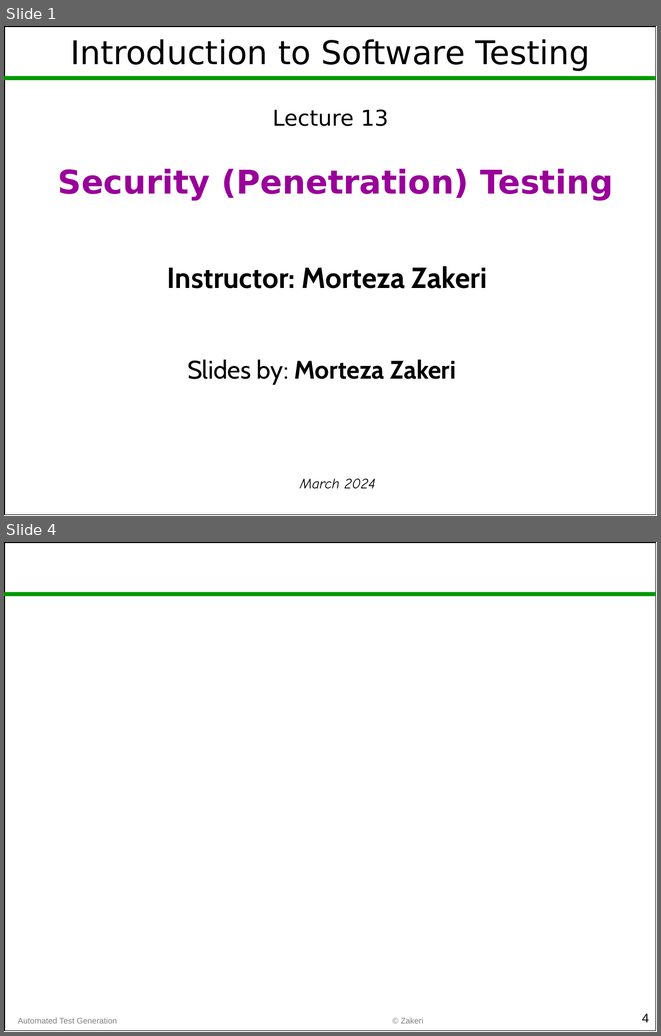
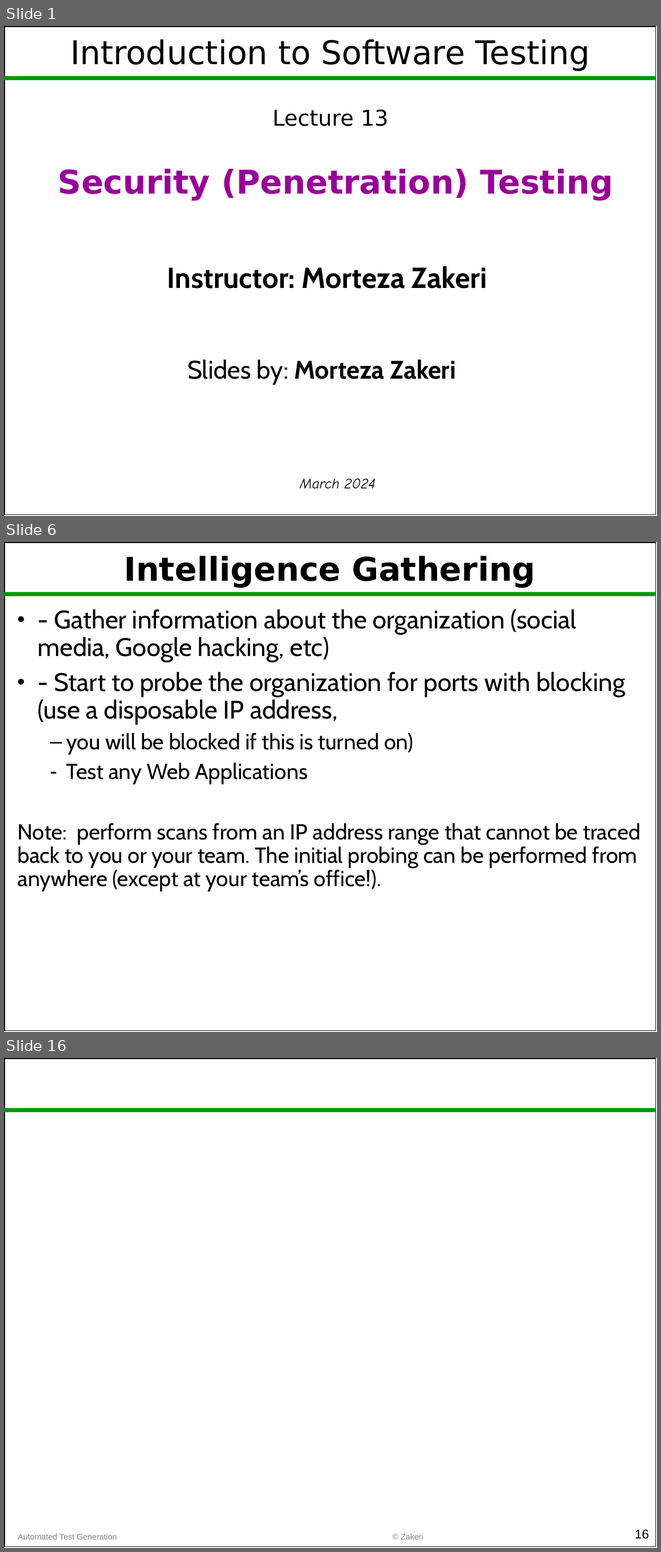
Before and after one commit to m-zakeri/SoftwareTesting, a slide deck: lectures/Lec13_penetration_testing.pptx. Shown one above the other, each under a label of ours: slides 1 and 4 before the commit, slides 1, 6 and 16 after it; the slides between them are not shown. The pictures are 661x1036 and 661x1552 pixels, drawn with LibreOffice and Linux fonts; fonts in the diff are those of the drawing. Boxes give left, top, right and bottom in pixels: in the first picture for what was removed or moved away, otherwise in the second. Text is boxed around its words. In the diff, an @@ line names an element or a change of style, - is before the commit and + after.

```diff
--- a/lectures/Lec13_penetration_testing.pptx
+++ b/lectures/Lec13_penetration_testing.pptx
@@ slide 6 added at (4, 542, 657, 1032), background #FFFFFF; not listed: 2 template elements that a slide beside it also shows @@
@@ title added at (124, 556, 536, 588), 36 pt, text #000000, bold @@
+Intelligence Gathering
@@ text added at (18, 609, 641, 891), 24 pt, text #000000 @@
+• - Gather information about the organization (social media, Google hacking, etc)
+• - Start to probe the organization for ports with blocking (use a disposable IP address,
+  – you will be blocked if this is turned on)
+  – Test any Web Applications
+  Note: perform scans from an IP address range that cannot be traced back to you or your team. The initial probing can be performed from anywhere (except at your team’s office!).
@@ what was slide 4 is now slide 16 @@
@@ page number at (635, 1529, 649, 1539): text changed @@
-4
+16
```
Also in this commit, not shown: 13 other slides added, 2 slides removed, 45 other files.
